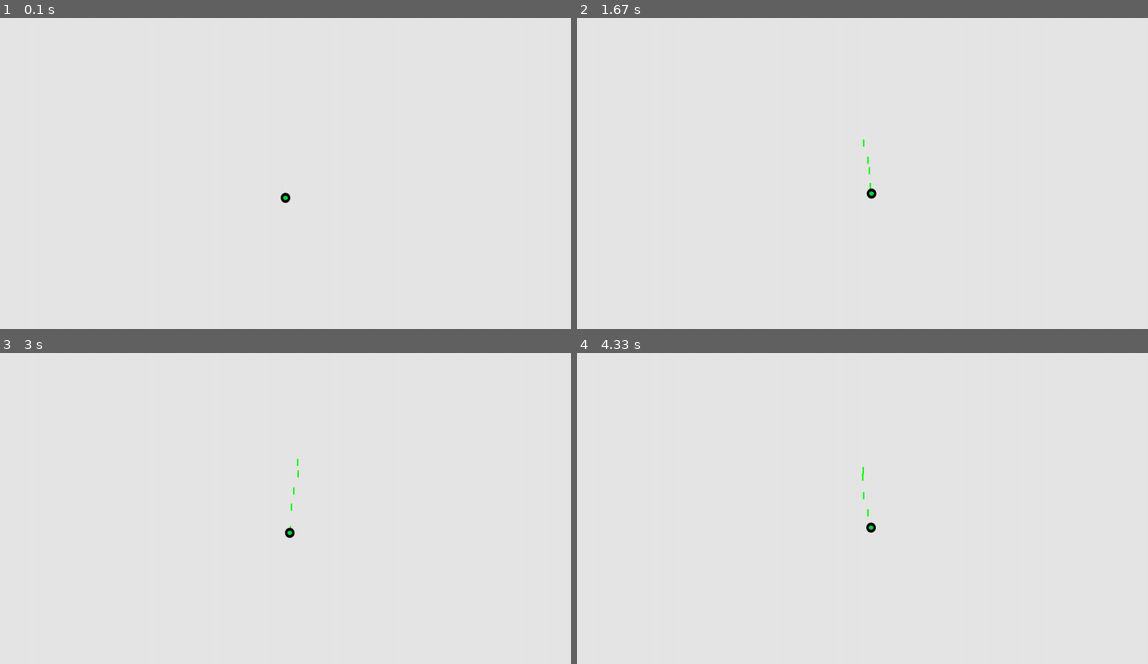
Above: before the commit, frames 1-4 (two rows, left to right).
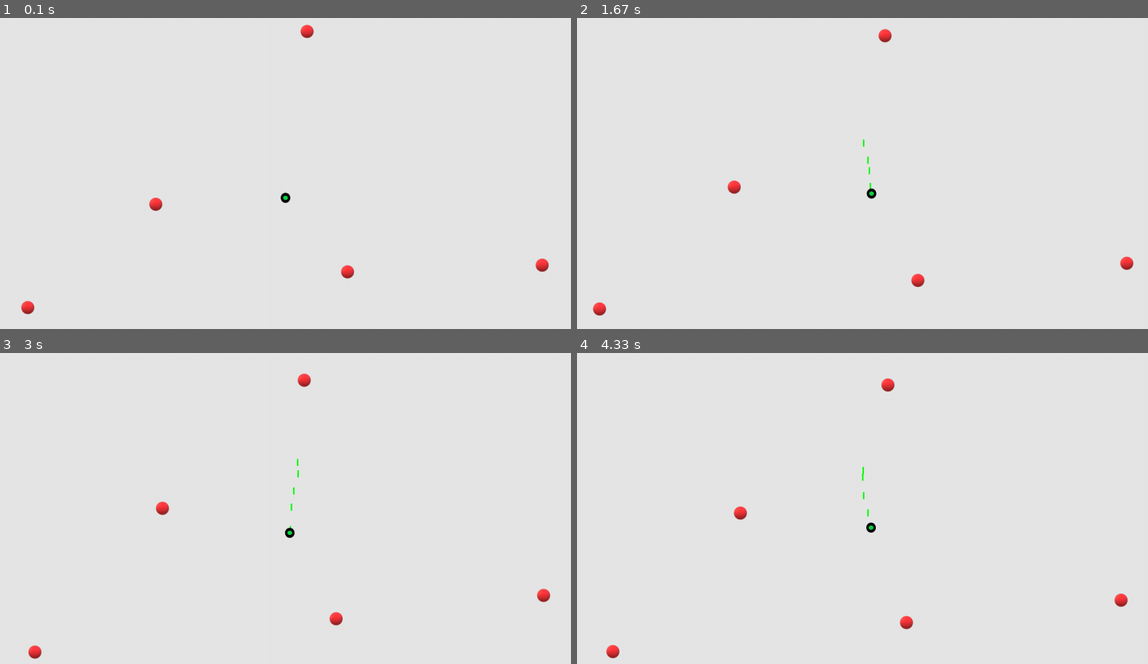
Above: after the commit, the same moments.

Repository: zlobinia/py_game
Game: pygame game, started from game.py
Same seed, same stepped clock (60 frames per second), same inputs: the game is played once before the commit and once after it.
Inputs:
- Up to frame 1 (0.1 s): no input
- Up to frame 2 (1.67 s): tap Space at 0.33, 0.73, 1.03, 1.23, 1.57 s; hold D 0.67-1.13 s; hold W 1.17-1.47 s; hold D from 1.5 s (still down)
- Up to frame 3 (3 s): tap Space at 1.87, 2.07, 2.37, 2.63, 2.97 s; release D at 1.97 s; hold A 2-2.53 s; hold S 2.57-2.87 s; hold A from 2.9 s (still down)
- Up to frame 4 (4.33 s): tap Space at 3.27, 3.4, 3.8, 4.1 s; release A at 3.3 s; hold W 3.33-3.7 s; hold D from 3.73 s (still down)

The runs differ from the first frame. In frame 1, 0.4% of the frame differs, in the area x 3-97%, y 2-96%; in frame 2, 0.4%; in frame 3, 0.4%; in frame 4, 0.4%.

Commit message:
target added

Diff:
--- a/Game.py
+++ b/game.py
@@ -1,11 +1,13 @@
 import sys
+import random
 
 import pygame
 from pygame.sprite import Group
 
-from Bullet import Bullet, BulletSettings
+from bullet import Bullet, BulletSettings
 from settings import GameSettings
 from unit import Unit
+from target import Target
 
 
 def run_game():
@@ -17,22 +19,31 @@
     # Start the main loop for the game.
     unit = Unit(screen)
     bullets = Group()
+    targets = Group()
     while True:
         # Watch for keyboard and mouse events.
         checkEvents(unit, screen, bullets)
         unit.update()
-        update_bullets(bullets)
+        update_bullets(bullets, targets)
+        update_targets(targets)
+        if len(targets)<5:
+            t = Target(screen, random.randint(0, settings.screen_width), random.randint(0, settings.screen_height))
+            targets.add(t)
+        # update_targets(targets)
         # Make the most recently drawn screen visible.\
-        updateScreen(screen, settings, unit, bullets)
+        updateScreen(screen, settings, unit, bullets, targets)
 
+def update_targets(targets):
+    for target in targets:
+        target.update()
 
-def update_bullets(bullets):
+def update_bullets(bullets, targets):
     for bullet in bullets.copy():
         if (bullet.rect.bottom <= 0):
             bullets.remove(bullet)
         elif bullet.range <= 0:
             bullets.remove(bullet)
-
+    collisions = pygame.sprite.groupcollide(bullets, targets, True, True)
     bullets.update()
 
 
@@ -70,10 +81,12 @@
         bullets.add(Bullet(BulletSettings(), screen, unit))
 
 
-def updateScreen(screen, settings, unit, bullets):
+def updateScreen(screen, settings, unit, bullets, targets):
     screen.fill(settings.bg_color)
     for bullet in bullets.sprites():
         bullet.draw_bullet()
+    for target in targets.sprites():
+        target.blitme()
     unit.blitme()
     pygame.display.flip()
 
--- /dev/null
+++ b/target.py
@@ -0,0 +1,41 @@
+import random
+import pygame
+from pygame.sprite import Sprite
+
+class TargetSettings():
+    def __init__(self):
+        self.energy = 100
+
+class Target(Sprite):
+    def __init__(self, screen, x, y):
+        super().__init__()
+        self.screen = screen
+        self.image = pygame.image.load("images/target.png")
+        self.rect = self.image.get_rect()
+
+        self.rect.x = x
+        self.rect.y = y
+
+        self.x = float(self.rect.x)
+        self.y = float(self.rect.y)
+
+    def blitme(self):
+        self.screen.blit(self.image, self.rect)
+
+    def update(self):
+        x_d = random.randint(-2,2)
+        y_d = random.randint(-2,2)
+        self.x += x_d
+        self.y += y_d
+        rect = self.screen.get_rect()
+        if self.x > rect.right:
+            self.x = rect.left
+        if self.x < rect.left:
+            self.x = rect.right
+        if self.y > rect.bottom:
+            self.y = rect.top
+        if self.y < rect.top:
+            self.y = rect.bottom
+
+        self.rect.x = self.x
+        self.rect.y = self.y
Renamed: Bullet.py -> bullet.py
Binary file added: images/target.png
Binary file removed: images/unit.bmp
Binary file removed: images/unit_2.bmp
